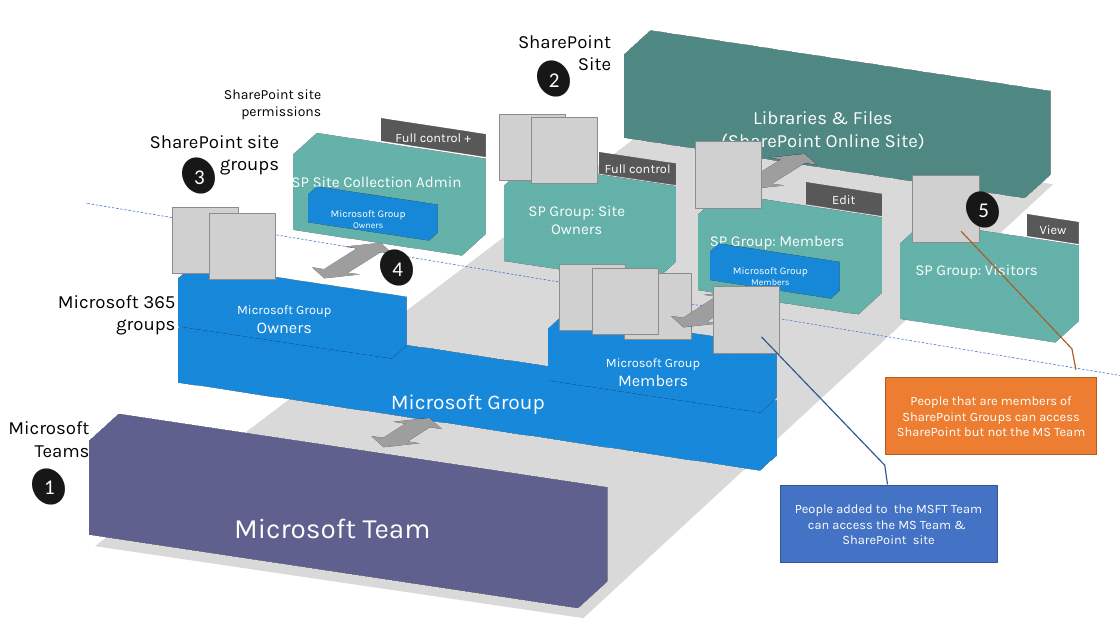
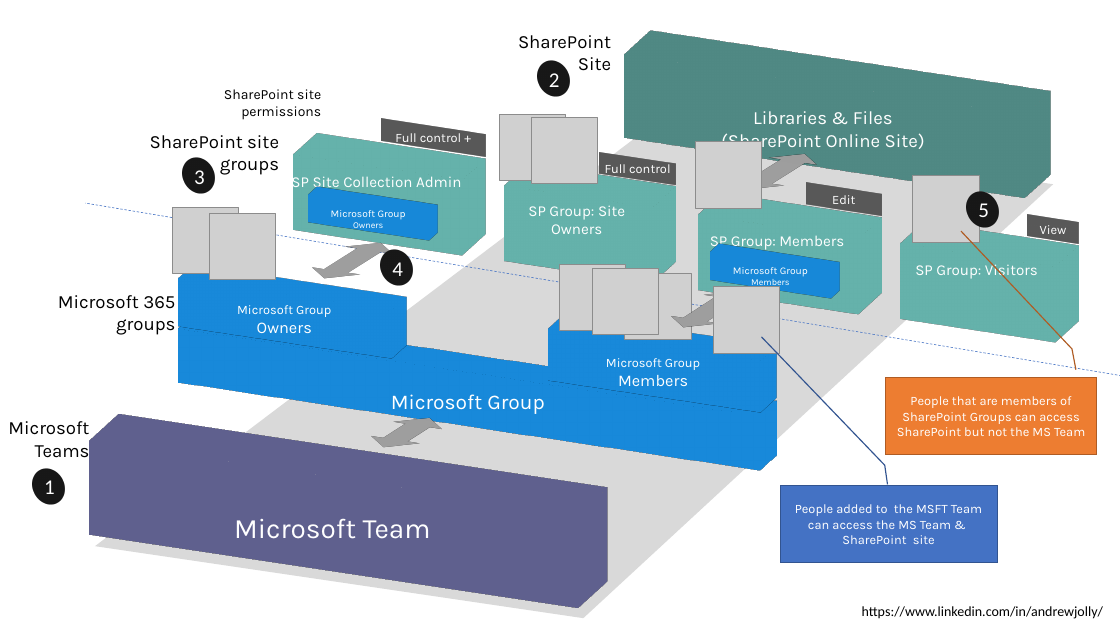
Before and after one commit to AndrewJolly/M365Concepts, a slide deck: slide 2 of Permissions explainer.pptx. Drawn at 1120x630 pixels with LibreOffice and Linux fonts; fonts in the diff are those of the drawing; grey boxes stand for pictures. Boxes give left, top, right and bottom in pixels: in the first picture for what was removed or moved away, otherwise in the second. Text is boxed around its words. In the diff, an @@ line names an element or a change of style, - is before the commit and + after.

```diff
--- a/Permissions explainer.pptx
+++ b/Permissions explainer.pptx
@@ text added at (862,606,1103,619), 12 pt, text #000000 @@
+https://www.linkedin.com/in/andrewjolly/
```
Also in this commit, not shown: 2 other slides changed.
